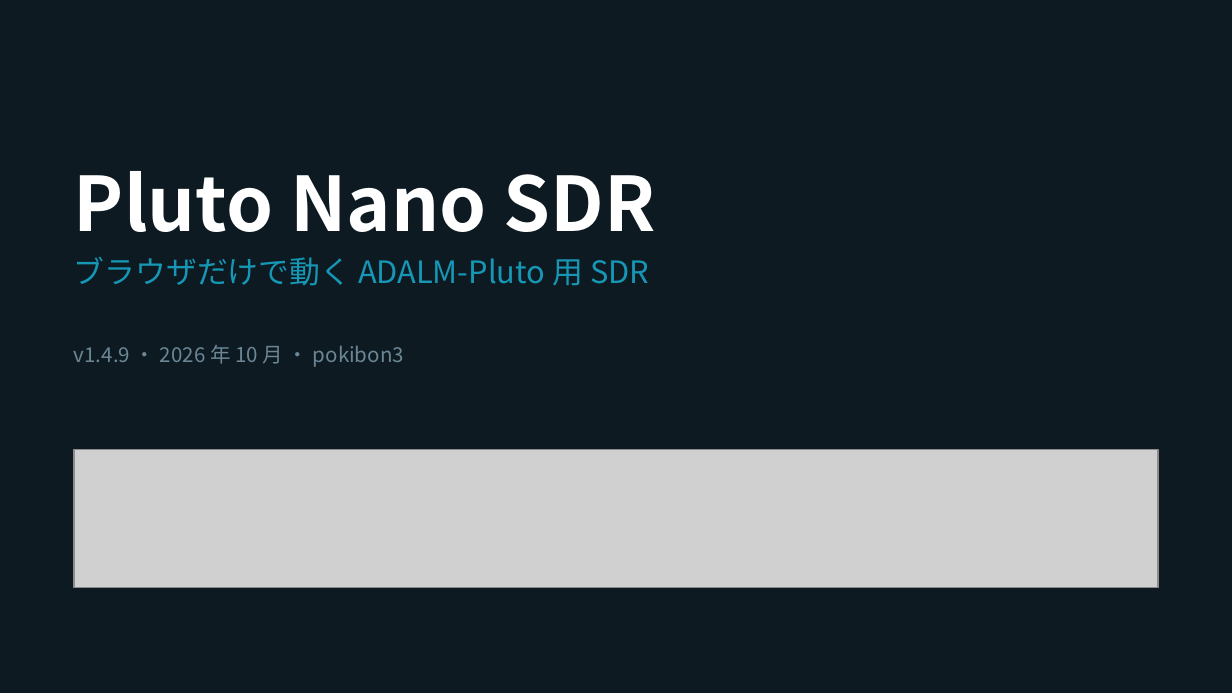
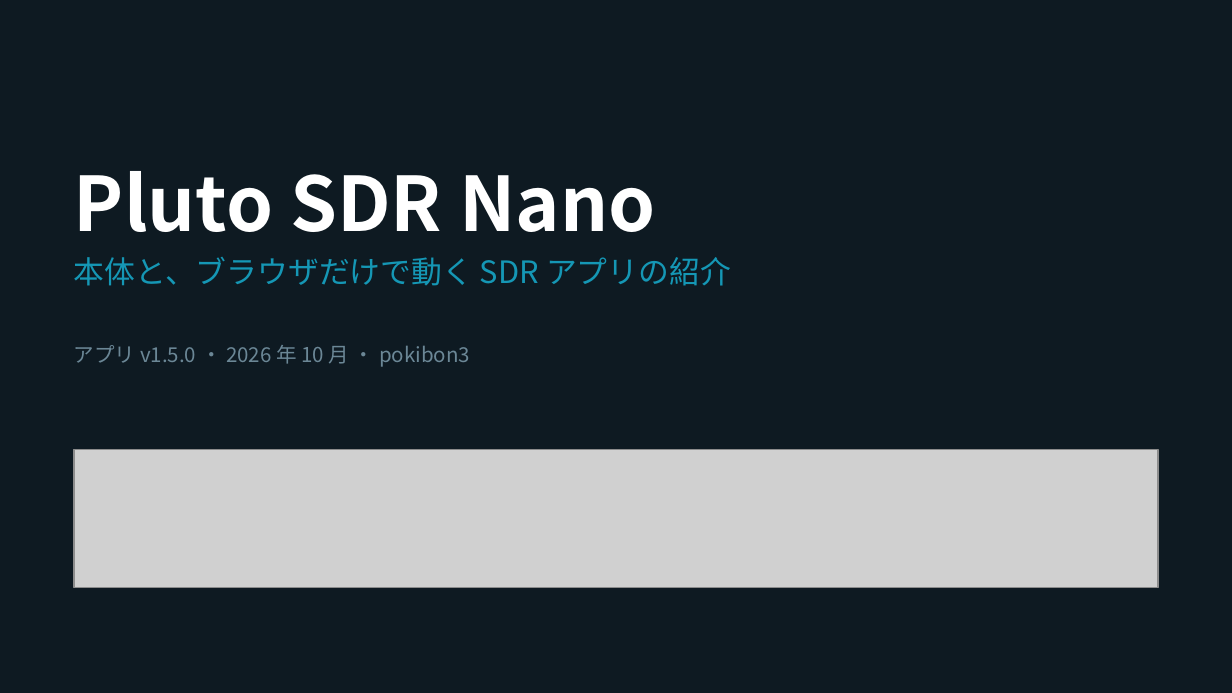
Before and after one commit to pokibon3/PlutoNano, a slide deck: slide 1 of docs/PlutoNano_presentation.pptx. Drawn at 1232x693 pixels with LibreOffice and Linux fonts; fonts in the diff are those of the drawing; grey boxes stand for pictures. Boxes give left, top, right and bottom in pixels: in the first picture for what was removed or moved away, otherwise in the second. Text is boxed around its words. In the diff, an @@ line names an element or a change of style, - is before the commit and + after.

```diff
--- a/docs/PlutoNano_presentation.pptx
+++ b/docs/PlutoNano_presentation.pptx
@@ title at [74,171,655,232]: text changed @@
-Pluto Nano SDR
+Pluto SDR Nano
@@ text at [74,257,731,286]: text changed @@
-ブラウザだけで動く ADALM-Pluto 用 SDR
+本体と、ブラウザだけで動く SDR アプリの紹介
@@ text at [74,345,470,367]: text changed @@
-v1.4.9 ・ 2026 年 10 月 ・ pokibon3
+アプリ v1.5.0 ・ 2026 年 10 月 ・ pokibon3
```
Also in this commit, not shown: 8 other slides changed, 2 slides added, 11 other files.
